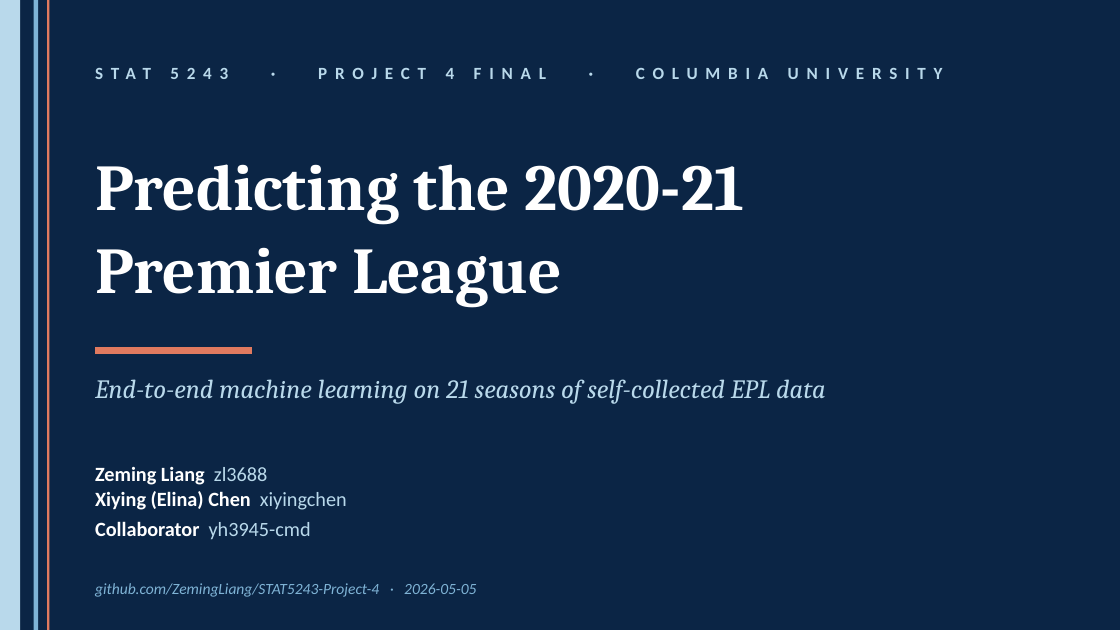
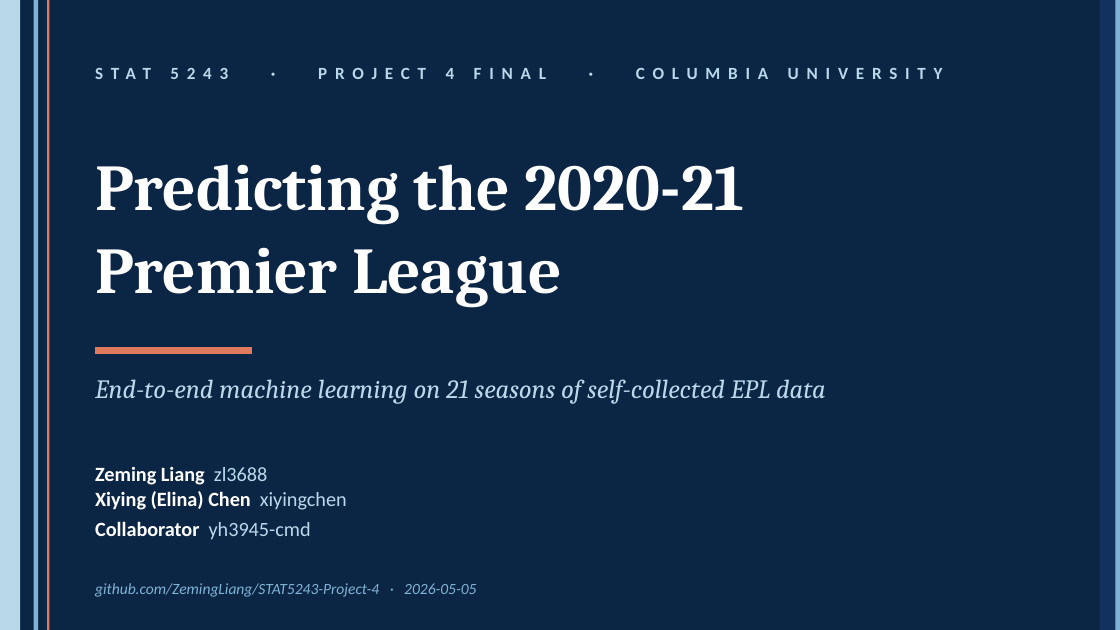
Before and after one commit to ZemingLiang/STAT5243-Project-4, a slide deck: slide 1 of slides/oral_10min.pptx. Drawn at 1120x630 pixels with LibreOffice and Linux fonts; fonts in the diff are those of the drawing. Boxes give left, top, right and bottom in pixels: in the first picture for what was removed or moved away, otherwise in the second. Text is boxed around its words. In the diff, an @@ line names an element or a change of style, - is before the commit and + after.

```diff
--- a/slides/oral_10min.pptx
+++ b/slides/oral_10min.pptx
@@ rectangle added at bbox=[1100, 0, 1120, 629], fill #13315C @@
@@ rectangle added at bbox=[1116, 0, 1120, 629], fill #7FB3D5 @@
```
Also in this commit, not shown: 11 other slides changed, 5 other files.
